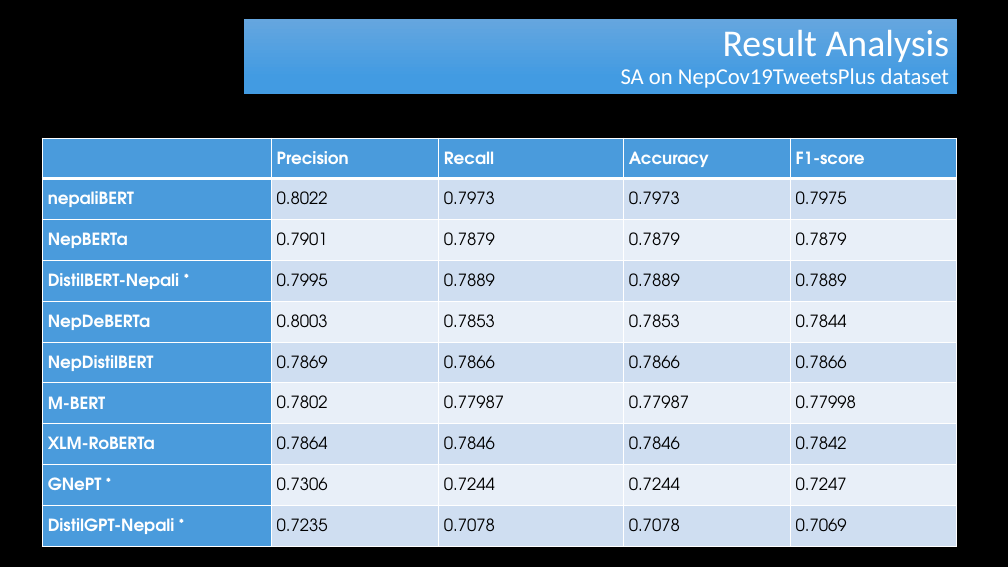
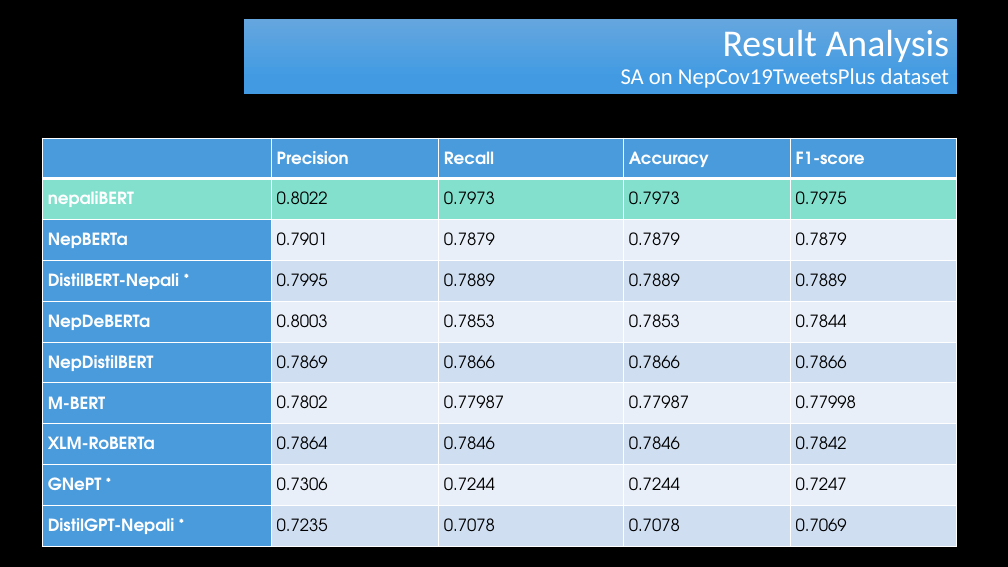
Before and after one commit to RayGone/Thesis, a slide deck: slide 34 of Main Thesis/Thesis Defense Presentation.pptx (slide 32 before the commit). Drawn at 1008x567 pixels with LibreOffice and Linux fonts; fonts in the diff are those of the drawing; background and template pictures are left out. Boxes give left, top, right and bottom in pixels: in the first picture for what was removed or moved away, otherwise in the second. Text is boxed around its words. In the diff, an @@ line names an element or a change of style, - is before the commit and + after.

```diff
--- a/Main Thesis/Thesis Defense Presentation.pptx
+++ b/Main Thesis/Thesis Defense Presentation.pptx
@@ table at [42,138,958,547] @@
@@ fill #4A9BDC to #82E0CD in row 2, column 1 @@
@@ fill #D0DEF2 to #82E0CD in 4 cells @@
```
Also in this commit, not shown: 16 other slides changed, 3 slides added, 2 other files.
